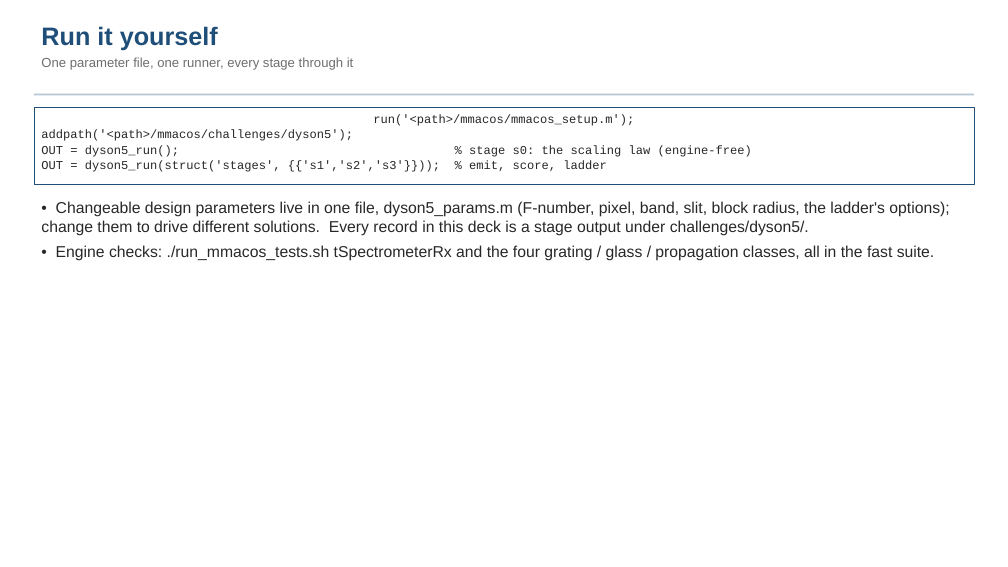
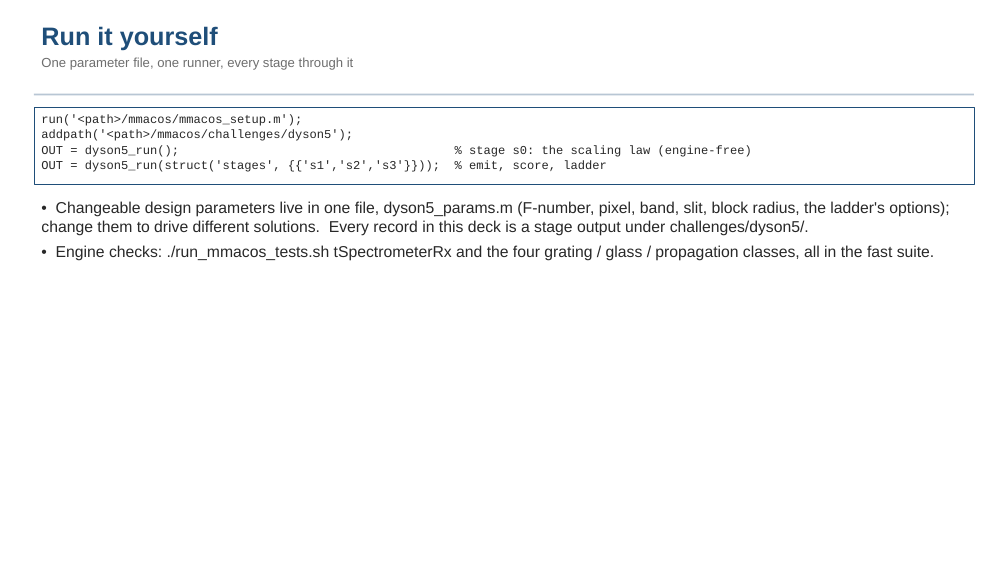
Before and after one commit to nasa-jpl/macos, a slide deck: slide 21 of demo_session/deck_dyson.pptx (slide 20 before the commit). Drawn at 1008x567 pixels with LibreOffice and Linux fonts; fonts in the diff are those of the drawing. Boxes give left, top, right and bottom in pixels: in the first picture for what was removed or moved away, otherwise in the second. Text is boxed around its words. In the diff, an @@ line names an element or a change of style, - is before the commit and + after.

```diff
--- a/demo_session/deck_dyson.pptx
+++ b/demo_session/deck_dyson.pptx
@@ text in rectangle at (41, 114, 302, 126): alignment centre to left @@
```
Also in this commit, not shown: 5 other slides changed, 1 slide added, 3 other files.
